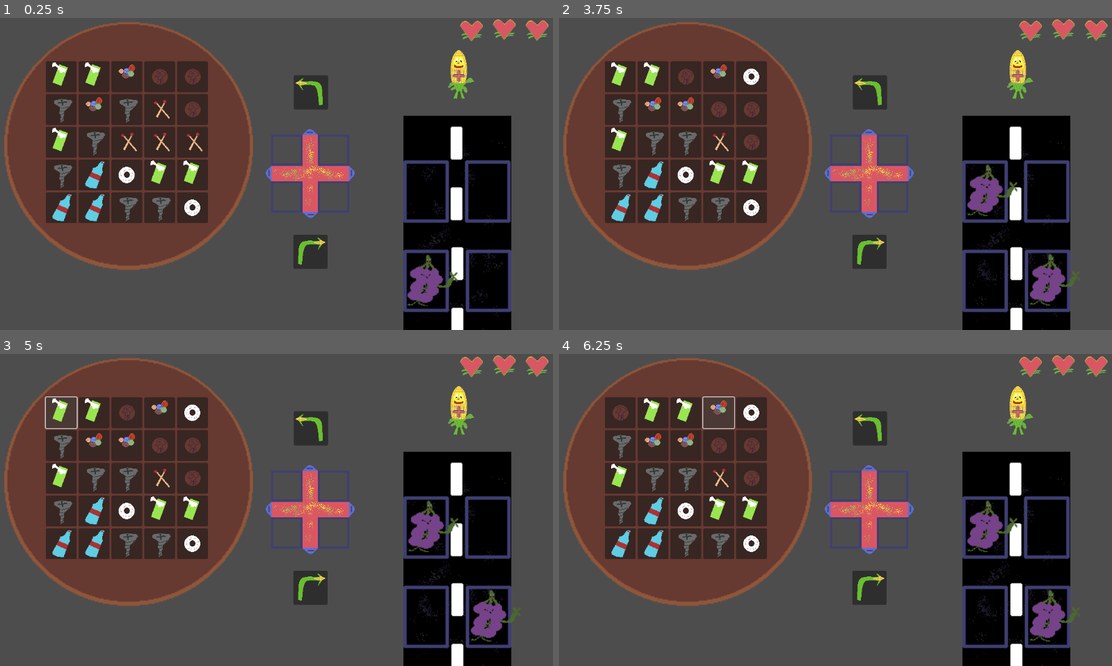
Above: before the commit, frames 1-4 (two rows, left to right).
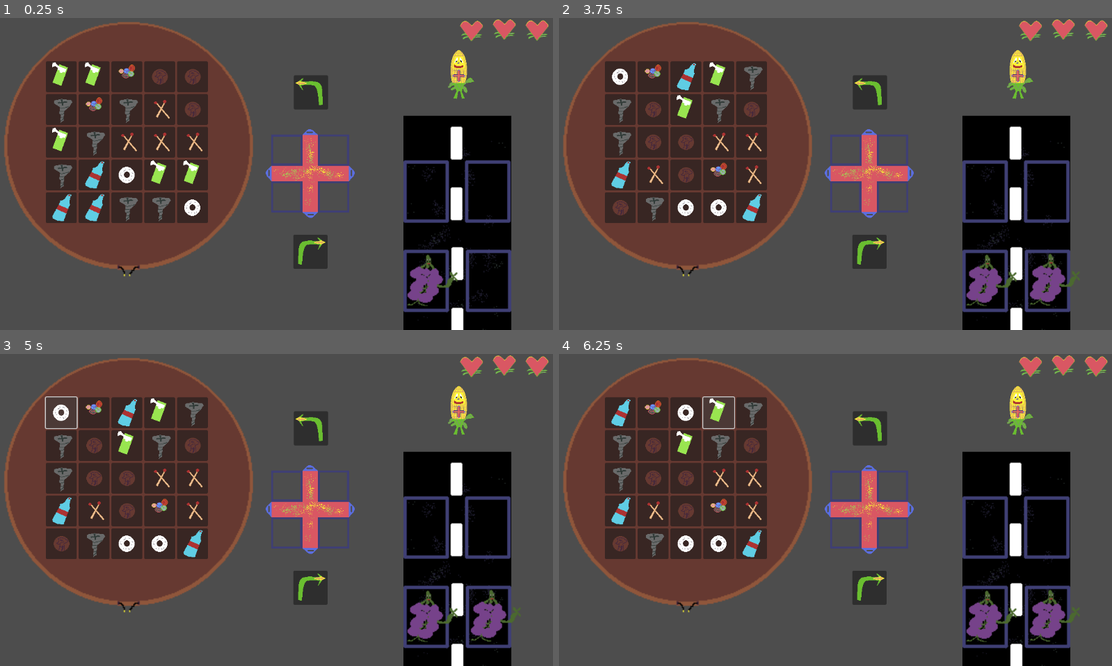
Above: after the commit, the same moments.

Repository: troywiegand/popped-corn
Game: Godot game, scene res://game.tscn
The game is run twice, just before and just after one commit, with the same random seed, the same clock (stepped at 60 frames per second) and the same inputs.
Inputs (mouse positions are in pixels of both pictures, inside the frame that each line leads up to):
- Up to frame 1 (0.25 s): no input
- Up to frame 2 (3.75 s): click (868, 252) at 0.5 s; click (868, 92) at 1.25 s; click (619, 77) at 2 s; click (653, 77) at 2.77 s; click (946, 74) at 3.5 s
- Up to frame 3 (5 s): click (60, 413) at 4.27 s
- Up to frame 4 (6.25 s): click (686, 413) at 5.02 s; click (719, 413) at 5.77 s

The runs differ from the first frame. In frame 1, less than 0.1% of the frame differs, in the area x 21-26%, y 79-83%; in frame 2, 4.9%; in frame 3, 4.9%; in frame 4, 4.9%, in the area x 9-83%, y 14-93%.

Commit message:
Add Bag Close

Diff:
--- a/ammo_grid.gd
+++ b/ammo_grid.gd
@@ -9,7 +9,7 @@
 var tiles = []
 var selected: Node = null
 
-func _create_board():
+func create_board():
 	if len(tiles) > 0:
 		for child in get_children():
 			child.queue_free()
@@ -29,7 +29,7 @@
 
 # Called when the node enters the scene tree for the first time.
 func _ready() -> void:
-	_create_board()
+	create_board()
 	pass # Replace with function body.
 
 func _on_tile_clicked(tile) -> void:
--- a/board_bag.tscn
+++ b/board_bag.tscn
@@ -1,9 +1,18 @@
-[gd_scene load_steps=3 format=3 uid="uid://bh4tgix2ke2ld"]
+[gd_scene load_steps=4 format=3 uid="uid://bh4tgix2ke2ld"]
 
+[ext_resource type="Texture2D" uid="uid://bhpolx8gfievx" path="res://assets/bag_closed.png" id="1_ot3vf"]
 [ext_resource type="Texture2D" uid="uid://bppno31aa87ss" path="res://assets/bag.png" id="1_q0ps6"]
 
 [sub_resource type="SpriteFrames" id="SpriteFrames_ot3vf"]
 animations = [{
+"frames": [{
+"duration": 1.0,
+"texture": ExtResource("1_ot3vf")
+}],
+"loop": true,
+"name": &"closed",
+"speed": 5.0
+}, {
 "frames": [{
 "duration": 1.0,
 "texture": ExtResource("1_q0ps6")
@@ -15,3 +24,4 @@
 
 [node name="BoardBag" type="AnimatedSprite2D"]
 sprite_frames = SubResource("SpriteFrames_ot3vf")
+animation = &"closed"
--- a/enemy_highway.gd
+++ b/enemy_highway.gd
@@ -49,9 +49,12 @@
 		enemies.append(e)
 
 func next_turn():
-	enemies.sort_custom(func(x,y): return x.slot > y.slot)
+	enemies = enemies.filter(func(e): is_instance_valid(e));
+	enemies.sort_custom(func(x,y): return x.slot > y.slot);
+
 	for e in enemies:
-		e.update_tooltip()
+		print(typeof(e))
+		e.update_tooltip();
 		if e.remainingHealth <= 0:
 			print("Defeated enemy ",e.fruitType);
 			e.queue_free()
@@ -82,5 +85,4 @@
 			print("no idea what happened")
 	spawn_enemies()
 	slotsUnfillable = [];
-	enemies = enemies.filter(func(e): e!=null);
 	pass
--- a/gem_mode.gd
+++ b/gem_mode.gd
@@ -26,6 +26,10 @@
 			readyToFire.emit();
 			$FireButton.show();
 			return
+		else:
+			$BoardBag.animation = "closed";
+			$BoardBag.play();
+			$AmmoGrid.hide();
 	pass # Replace with function body.
 
 
@@ -33,6 +37,10 @@
 	$Harness.fire_ammo($EnemyHighway.enemies);
 	$FireButton.hide();
 	$EnemyHighway.next_turn();
+	$AmmoGrid.create_board();
+	$BoardBag.animation = "default";
+	$BoardBag.play();
+	$AmmoGrid.show();
 	pass # Replace with function body.
 
 
--- a/gem_mode.tscn
+++ b/gem_mode.tscn
@@ -15,6 +15,7 @@
 [node name="BoardBag" parent="." instance=ExtResource("7_7wrrk")]
 position = Vector2(261.18753, 258.16486)
 scale = Vector2(2.1938474, 2.1893933)
+animation = &"default"
 
 [node name="Harness" parent="." instance=ExtResource("2_hd7xy")]
 position = Vector2(643, 323)
--- a/harness.gd
+++ b/harness.gd
@@ -54,12 +54,14 @@
 		return false
 	loadedAmmo[where_null] = a
 	_load_ammo_into_slot(where_null+1,a)
+	if where_null+1 == 4:
+		return false
 	return true
 
 func fire_ammo(enemies):
 	print(enemies)
 	for e in enemies:
-		if e.slot != -1 and loadedAmmo[e.slot-1] !=null:
+		if is_instance_valid(e) and e.slot != -1 and loadedAmmo[e.slot-1] !=null:
 			var this_type = loadedAmmo[e.slot-1].type
 			var this_power = loadedAmmo[e.slot-1].power
 			print("Effecting ",e.fruitType," with a shot ",this_type, " of strength ",this_power)
Binary file changed: assets/bag.aseprite
Binary file changed: assets/bag.png
Binary file added: assets/bag_closed.png
Not shown, added: assets/bag_closed.png.import
Not shown, added: export_presets.cfg
Not shown, added: exports/index.apple-touch-icon.png.import
Not shown, added: exports/index.icon.png.import
Not shown, added: exports/index.png.import
Not shown, added: exports/index.apple-touch-icon.png
Not shown, added: exports/index.audio.position.worklet.js
Not shown, added: exports/index.audio.worklet.js
Not shown, added: exports/index.html
(and 6 more such lines)
